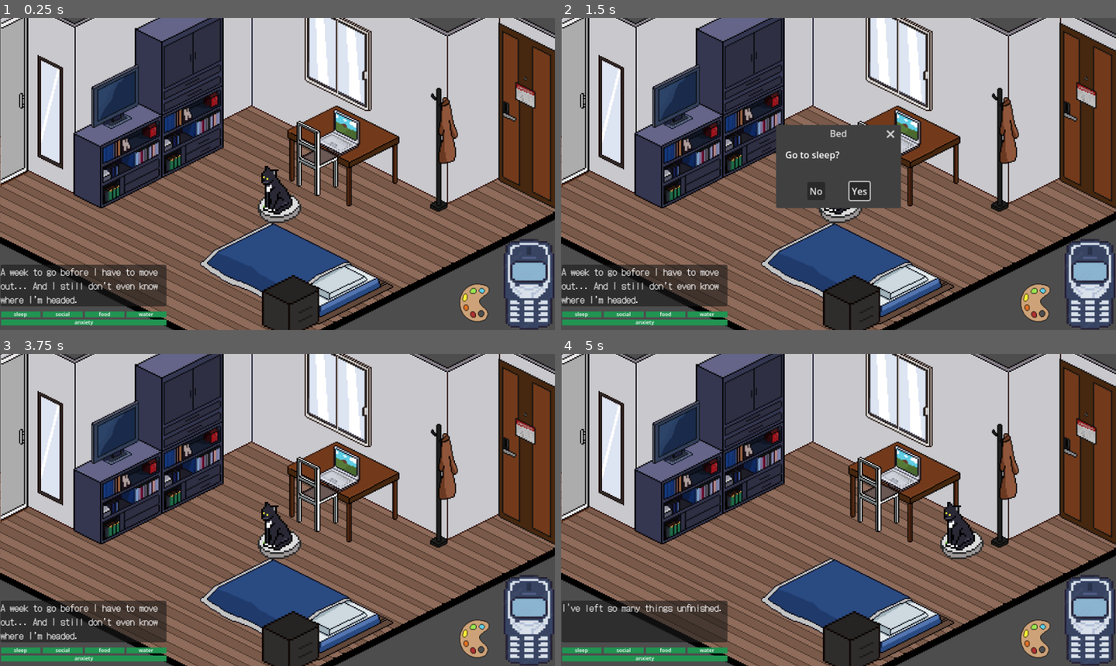
Above: before the commit, frames 1-4 (two rows, left to right).
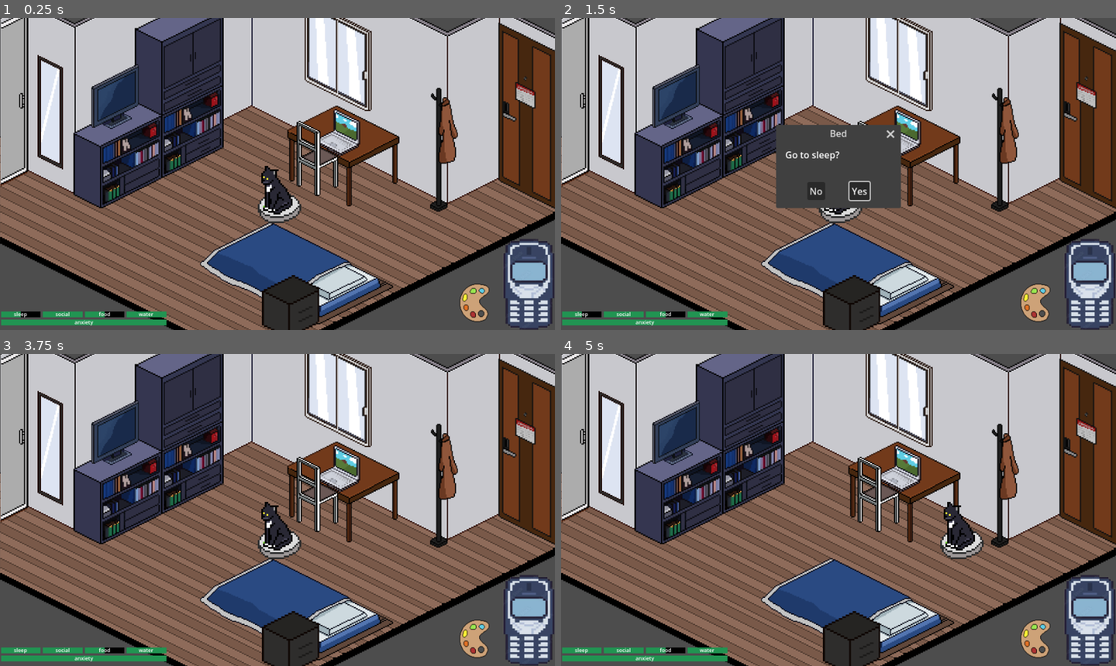
Above: after the commit, the same moments.

Repository: wwdititis/hgjam0925
Game: Godot game, scene res://awtg.tscn
Same seed, same stepped clock (60 frames per second), same inputs: the game is played once before the commit and once after it.
Inputs (mouse positions are in pixels of both pictures, inside the frame that each line leads up to):
- Up to frame 1 (0.25 s): no input
- Up to frame 2 (1.5 s): click (871, 264) at 0.5 s; click (905, 133) at 1.25 s
- Up to frame 3 (3.75 s): click (477, 637) at 2 s; click (527, 619) at 2.75 s; click "Yes" at 3.5 s
- Up to frame 4 (5 s): move the mouse to (960, 494) at 4.27 s; hold Right (ui_right) from 4.28 s (still down); click (960, 494) at 4.42 s

The runs differ from the first frame. In frame 1, 3.7% of the frame differs, in the area x 0-31%, y 79-96%; in frame 2, 3.7%; in frame 3, 3.6%; in frame 4, 3.7%.
Error before the commit: Attempt to call function 'set_sleep' in base 'null instance' on a null instance. (res://managers/gm.gd:10)

Commit message:
better signals

Diff:
--- a/awtg.tscn
+++ b/awtg.tscn
@@ -6,6 +6,8 @@
 [ext_resource type="PackedScene" uid="uid://ctosd4eg7e6bt" path="res://player/player.tscn" id="3_jae4q"]
 
 [node name="AWtG" type="Node"]
+
+[node name="GameManager" type="Node" parent="."]
 script = ExtResource("1_ge8x6")
 
 [node name="Dorm" parent="." instance=ExtResource("1_0dbes")]
--- a/hud/hud.gd
+++ b/hud/hud.gd
@@ -13,11 +13,11 @@
 @onready var dialog_window: ConfirmationDialog = $CanvasLayer/dialog_window
 
 func _ready():
-	sleep_bar.set_label("sleep")
-	social_bar.set_label("social")
-	food_bar.set_label("food")
-	water_bar.set_label("water")
-	anxiety_bar.set_label("anxiety")
+	set_sleep(Globals.currentSleep)
+	set_social(Globals.currentSocial)
+	set_food(Globals.currentFood)
+	set_water(Globals.currentWater)
+	set_anxiety(Globals.currentAnxiety)
 	dialog_container.visible = false
 	messages.visible = false
 	dialog_window.visible = false
--- a/hud/hud.tscn
+++ b/hud/hud.tscn
@@ -80,30 +80,35 @@
 layout_mode = 2
 size_flags_horizontal = 3
 size_flags_vertical = 2
+label = "sleep"
 
 [node name="social_bar" parent="CanvasLayer/stats/needs" instance=ExtResource("3_0cv51")]
 custom_minimum_size = Vector2(0, 10)
 layout_mode = 2
 size_flags_horizontal = 3
 size_flags_vertical = 2
+label = "social"
 
 [node name="food_bar" parent="CanvasLayer/stats/needs" instance=ExtResource("3_0cv51")]
 custom_minimum_size = Vector2(0, 10)
 layout_mode = 2
 size_flags_horizontal = 3
 size_flags_vertical = 2
+label = "food"
 
 [node name="water_bar" parent="CanvasLayer/stats/needs" instance=ExtResource("3_0cv51")]
 custom_minimum_size = Vector2(0, 10)
 layout_mode = 2
 size_flags_horizontal = 3
 size_flags_vertical = 2
+label = "water"
 
 [node name="anxiety_bar" parent="CanvasLayer/stats" instance=ExtResource("3_0cv51")]
 custom_minimum_size = Vector2(0, 10)
 layout_mode = 2
 size_flags_horizontal = 3
 size_flags_vertical = 2
+label = "anxiety"
 
 [connection signal="pressed" from="CanvasLayer/phone" to="." method="_on_phone_pressed"]
 [connection signal="confirmed" from="CanvasLayer/dialog_window" to="." method="_on_dialog_window_confirmed"]
--- a/hud/stat_bar.gd
+++ b/hud/stat_bar.gd
@@ -1,10 +1,11 @@
 class_name StatBar extends Control
 
 @onready var stat_bar: StatBar = $"."
-@onready var lbstat_bar: Label = $lbstatBar
+@onready var lbstat_bar: Label = $lbstat_bar
+@export var label: String = "Label"
 
-func set_label(text: String) -> void:
-	lbstat_bar.text = text
+func _ready() -> void:
+	lbstat_bar.text = label
 
 func set_value(value: float) -> void:
 	stat_bar.value = value
--- a/hud/stat_bar.tscn
+++ b/hud/stat_bar.tscn
@@ -17,7 +17,7 @@
 show_percentage = false
 script = ExtResource("1_h1xnh")
 
-[node name="lbstatBar" type="Label" parent="."]
+[node name="lbstat_bar" type="Label" parent="."]
 texture_filter = 1
 layout_mode = 1
 anchors_preset = 15
--- a/managers/globals.gd
+++ b/managers/globals.gd
@@ -1,4 +1,6 @@
 extends Node
+
+@onready var hud: HUD = $HUD
 
 # Scenes
 const DORM = preload("res://dorm/dorm.tscn")
@@ -9,12 +11,17 @@
 const CURSOR: Texture2D = preload("res://hud/Arrow2.png")
 
 var maxSleep = 100
-var currentSleep = maxSleep
+var currentSleep = 50
 var maxFood = 100
-var currentFood = maxFood
+var currentFood = 50
 var maxSocial = 100
 var currentSocial = maxSocial
 var maxWater = 100
 var currentWater = maxWater
 var maxAnxiety = 100
 var currentAnxiety = maxAnxiety
+
+# Signals
+signal global_event(event_name, data)
+func emit_event(event_name: String, data = null):
+	emit_signal("global_event", event_name, data)
--- a/managers/gm.gd
+++ b/managers/gm.gd
@@ -1,21 +1,23 @@
 class_name GM extends Node
 
-@onready var hud: HUD = $HUD
+@onready var hud: HUD = $"../HUD"
 
 # Called when the node enters the scene tree for the first time.
 func _ready():
 	for interactable in get_tree().get_nodes_in_group("interactables"):
 			interactable.connect("interacted", Callable(self, "_on_interacted"))
 
-	hud.set_sleep(Globals.currentSleep)
-	hud.set_dialog_panel("A week to go before I have to move out... And I still don’t even know where I’m headed.")
-	await get_tree().create_timer(4.0).timeout
-	hud.set_dialog_panel("I've left so many things unfinished.")
-	await get_tree().create_timer(4.0).timeout
-	hud.set_dialog_panel("I feel like I failed at everything.")
-	await get_tree().create_timer(4.0).timeout
-	hud.set_dialog_panel("*sigh* I better start going through it all...")
+	Globals.connect("global_event", Callable(self, "_on_global_event"))
 
+func _on_global_event(event_name: String, data):
+	match event_name:
+		"player_died":
+			print("Player died! Data:", data)
+			# handle player death
+		"sleep_depleted":
+			hud.set_sleep(Globals.currentSleep - 10)
+		_:
+			print("Unknown global event:", event_name)
 
 func _on_interacted(dialog: String) -> void:
 	hud.set_dialog_panel(dialog)
@@ -24,3 +26,14 @@
 func gameover():
 	#$timerHealth.stop()
 	get_tree().current_scene.add_child(Globals.GAMEOVER.instantiate())
+
+
+
+func dialog_intro():
+	hud.set_dialog_panel("A week to go before I have to move out... And I still don’t even know where I’m headed.")
+	await get_tree().create_timer(4.0).timeout
+	hud.set_dialog_panel("I've left so many things unfinished.")
+	await get_tree().create_timer(4.0).timeout
+	hud.set_dialog_panel("I feel like I failed at everything.")
+	await get_tree().create_timer(4.0).timeout
+	hud.set_dialog_panel("*sigh* I better start going through it all...")
--- a/minigames/paint/paint.gd
+++ b/minigames/paint/paint.gd
@@ -79,14 +79,6 @@
 	Input.set_custom_mouse_cursor(PENCIL, Input.CURSOR_ARROW, Vector2(0,0))
 	eraser_radius = grid_size * 0.75
 
-func _on_exit_pressed() -> void:
-	Input.set_custom_mouse_cursor(Globals.CURSOR, Input.CURSOR_ARROW, Vector2(0,0))
-	queue_free()
-
-func _on_clear_pressed() -> void:
-	for child in line_container.get_children():
-		child.queue_free()
-
 func _on_btn_eraser_toggled(toggled_on: bool) -> void:
 	eraser_mode = toggled_on
 	if eraser_mode:
@@ -95,3 +87,12 @@
 		Input.set_custom_mouse_cursor(ERASER, Input.CURSOR_ARROW, Vector2(0,0))
 	else:
 		Input.set_custom_mouse_cursor(PENCIL, Input.CURSOR_ARROW, Vector2(0,0))
+
+func _on_clear_pressed() -> void:
+	for child in line_container.get_children():
+		child.queue_free()
+
+func _on_exit_pressed() -> void:
+	Input.set_custom_mouse_cursor(Globals.CURSOR, Input.CURSOR_ARROW, Vector2(0,0))
+	Globals.emit_event("sleep_depleted", "paint.gd")
+	queue_free()
--- a/project.godot
+++ b/project.godot
@@ -18,7 +18,6 @@
 [autoload]
 
 Globals="*res://managers/globals.gd"
-Gm="*res://managers/gm.gd"
 
 [display]
 
